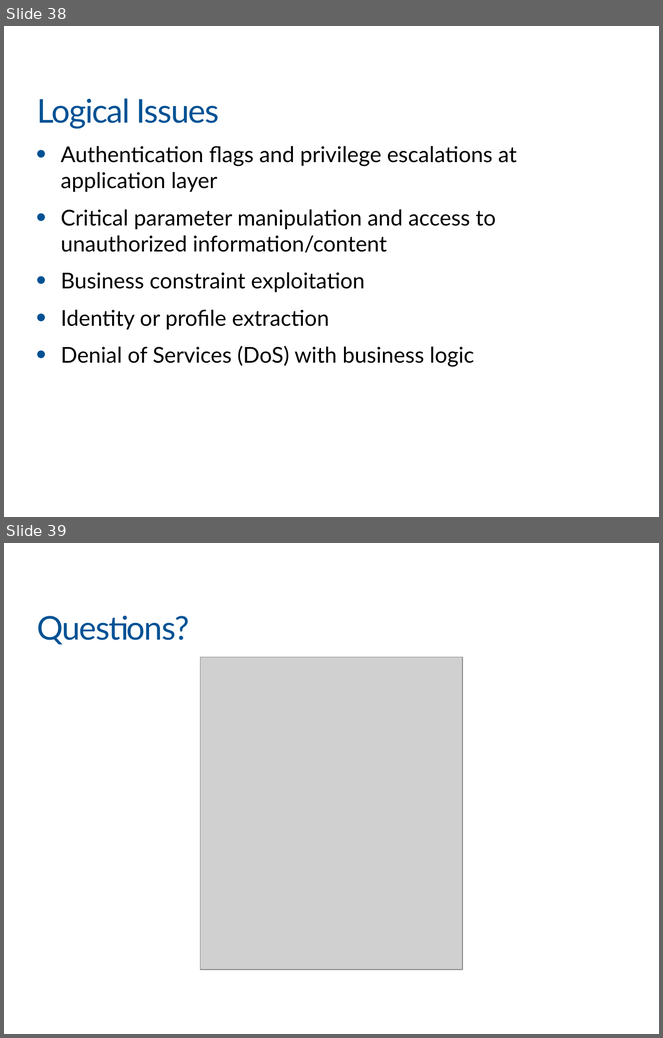
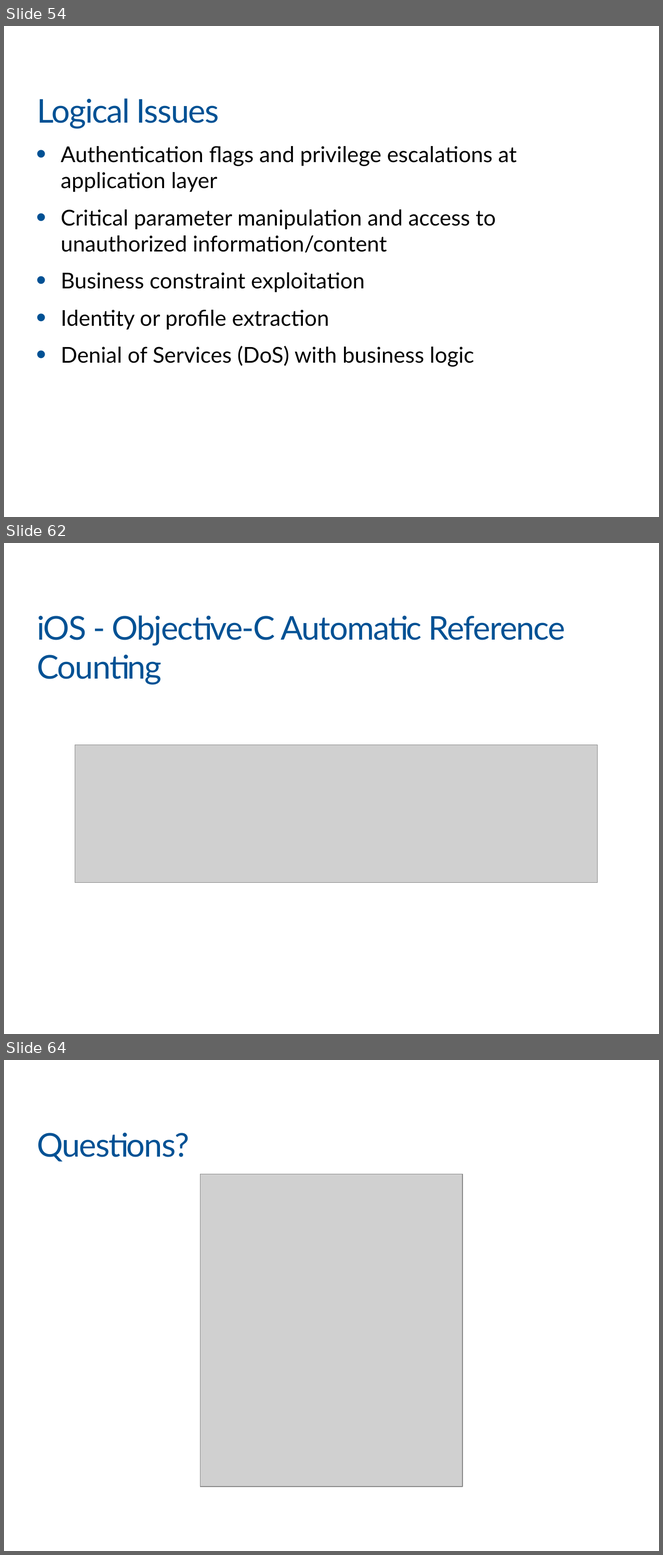
Before and after one commit to khanhnnvn/Mine, a slide deck: xmind/Slide For VIB/VIB_Part5b.pptx. Shown one above the other, each under a label of ours: slides 38 and 39 before the commit, slides 54, 62 and 64 after it; the slides between them are not shown. The pictures are 663x1038 and 663x1555 pixels, drawn with LibreOffice and Linux fonts; fonts in the diff are those of the drawing; grey boxes stand for pictures; background and template pictures are left out. Boxes give left, top, right and bottom in pixels: in the first picture for what was removed or moved away, otherwise in the second. Text is boxed around its words. In the diff, an @@ line names an element or a change of style, - is before the commit and + after.

```diff
--- a/xmind/Slide For VIB/VIB_Part5b.pptx
+++ b/xmind/Slide For VIB/VIB_Part5b.pptx
@@ slide 62 added at (4, 543, 659, 1034), background #FFFFFF @@
@@ title added at (37, 615, 566, 685), 36 pt, text #005194 @@
+iOS - Objective-C Automatic Reference Counting
@@ picture added at (75, 745, 598, 883) @@
@@ what was slide 38 is now slide 54 @@
@@ what was slide 39 is now slide 64 @@
```
Also in this commit, not shown: 2 slides changed, 24 other slides added, 2 other files.
